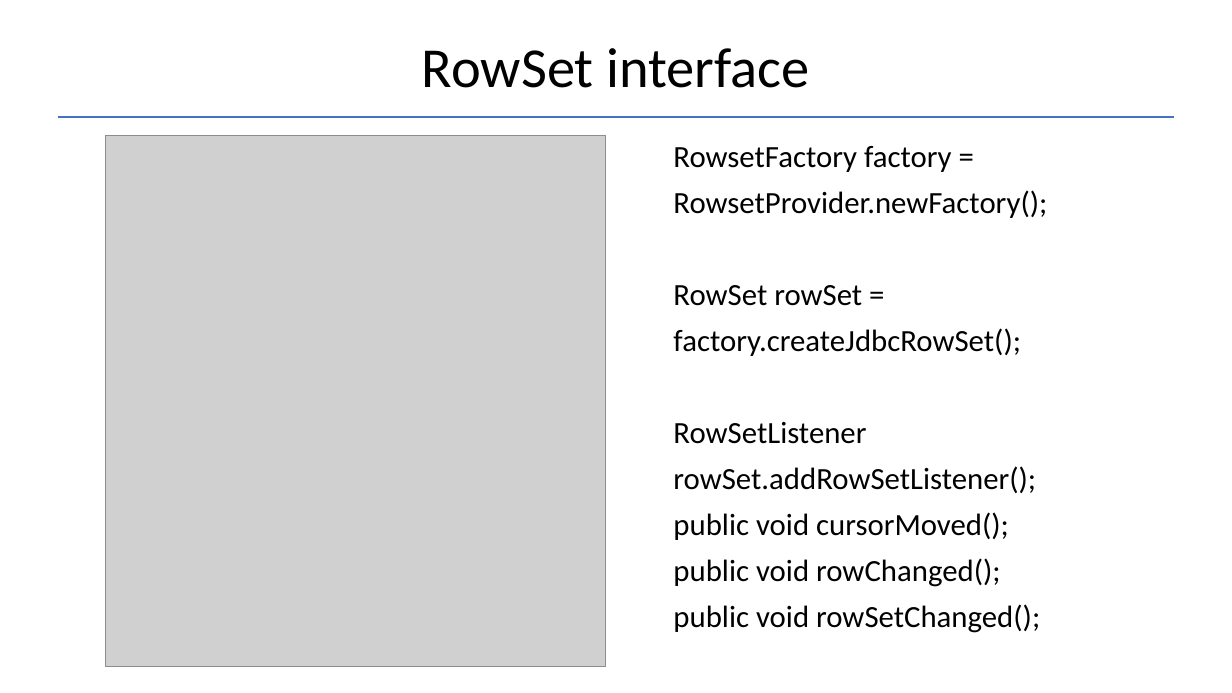
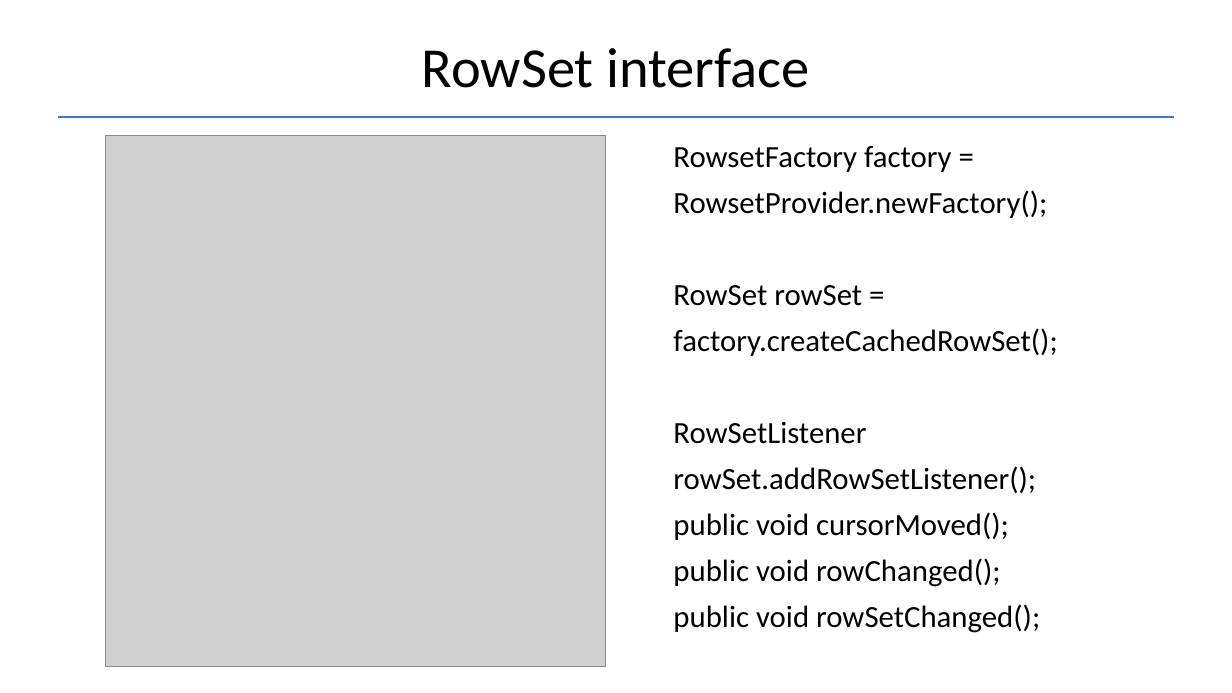
Before and after one commit to Garnik94/Levelup_presentations, a slide deck: slide 18 of JDBC/JDBC_Presentation.pptx. Drawn at 1232x693 pixels with LibreOffice and Linux fonts; fonts in the diff are those of the drawing; grey boxes stand for pictures. Boxes give left, top, right and bottom in pixels: in the first picture for what was removed or moved away, otherwise in the second. Text is boxed around its words. In the diff, an @@ line names an element or a change of style, - is before the commit and + after.

```diff
--- a/JDBC/JDBC_Presentation.pptx
+++ b/JDBC/JDBC_Presentation.pptx
@@ text at [673, 328, 1057, 356]: text changed @@
-factory.createJdbcRowSet();
+factory.createCachedRowSet();
```
Also in this commit, not shown: 1 other slide changed, 1 other file.
